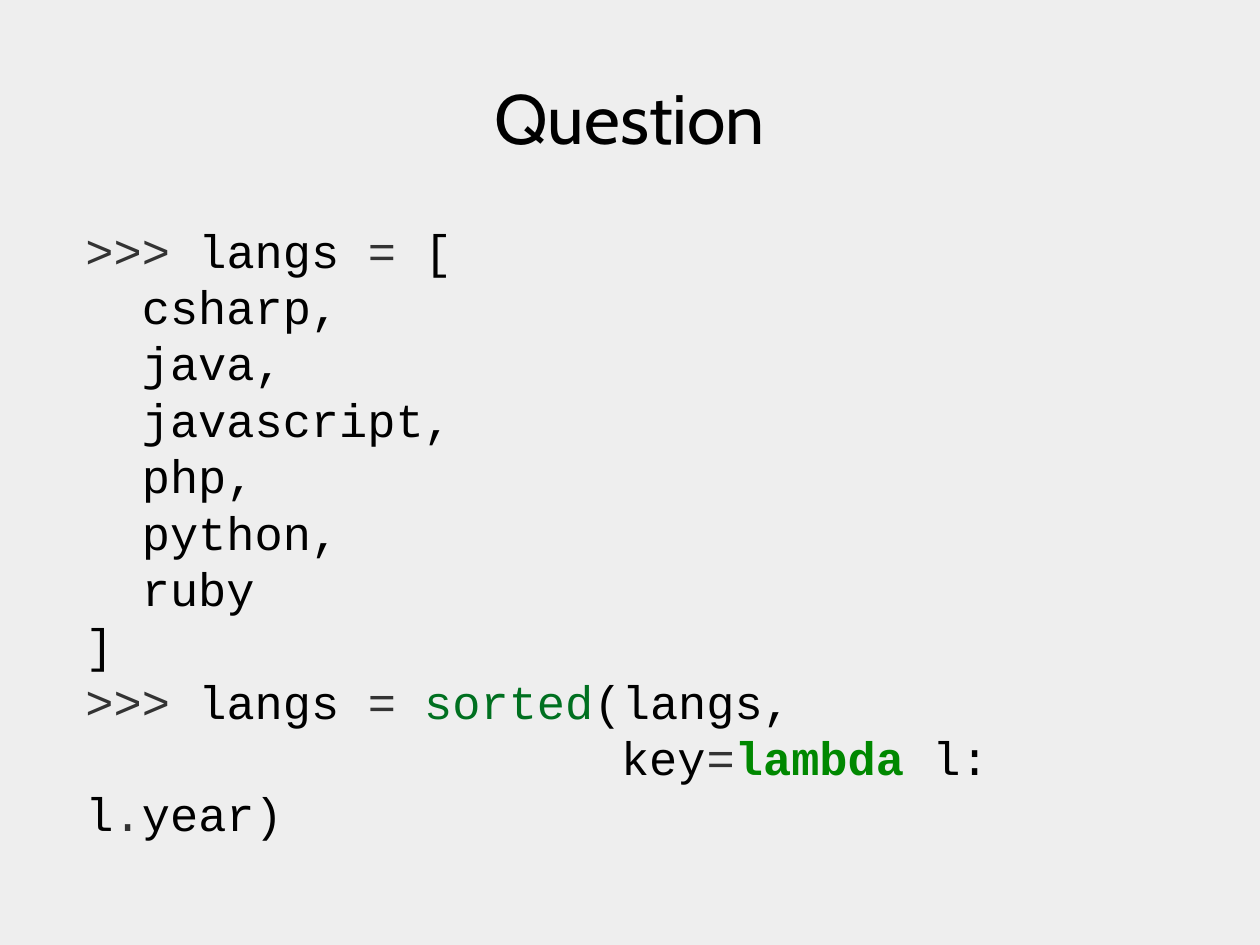
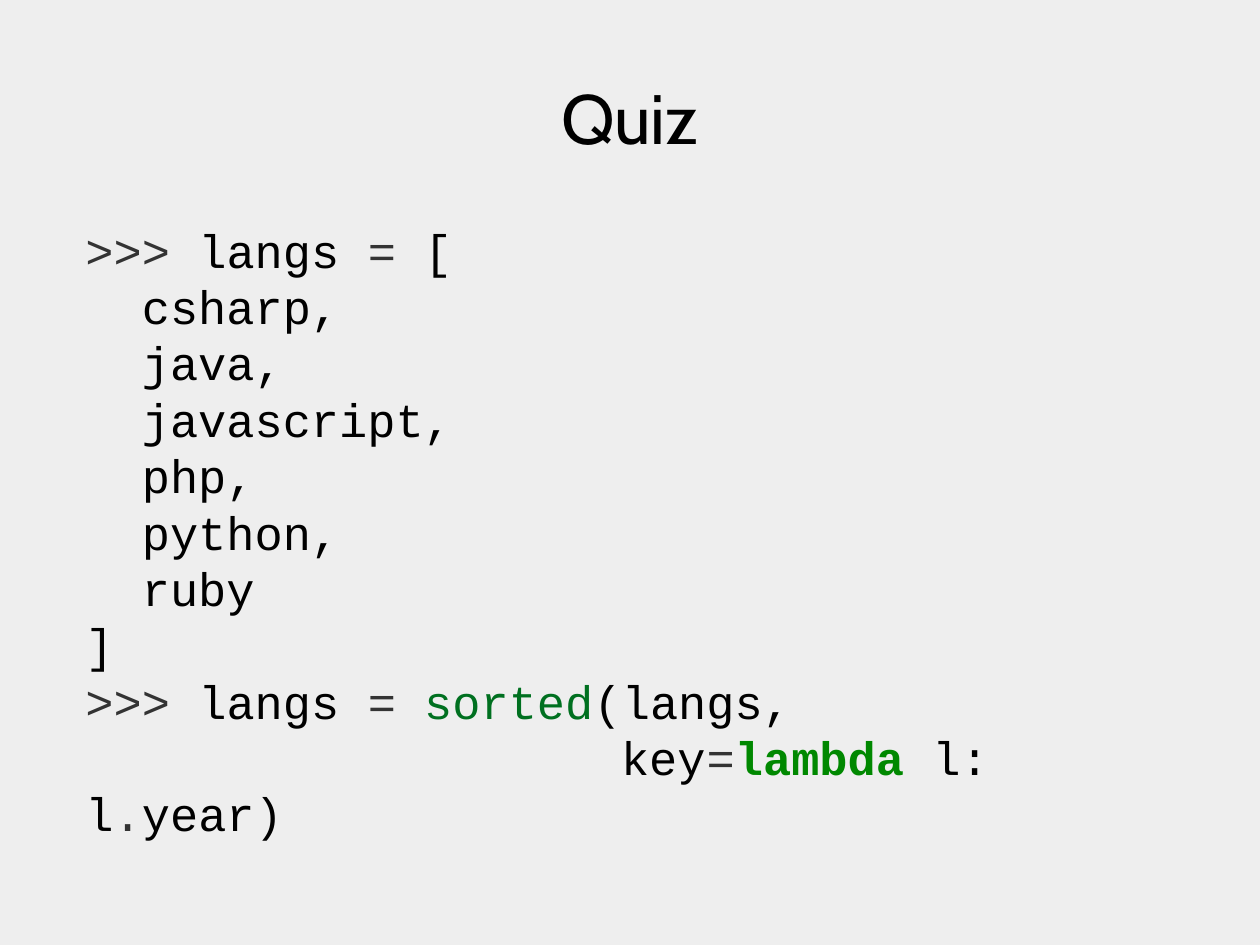
Before and after one commit to xrmx/tcs-lademuta, a slide deck: slide 6 of django.odp. Drawn at 1260x945 pixels with LibreOffice and Linux fonts; fonts in the diff are those of the drawing. Boxes give left, top, right and bottom in pixels: in the first picture for what was removed or moved away, otherwise in the second. Text is boxed around its words. In the diff, an @@ line names an element or a change of style, - is before the commit and + after.

Commit message:
Question -> Quiz

```diff
--- a/django.odp
+++ b/django.odp
@@ title at (561, 94, 699, 145): text changed @@
-Question
+Quiz
```
Also in this commit, not shown: 2 other files.
